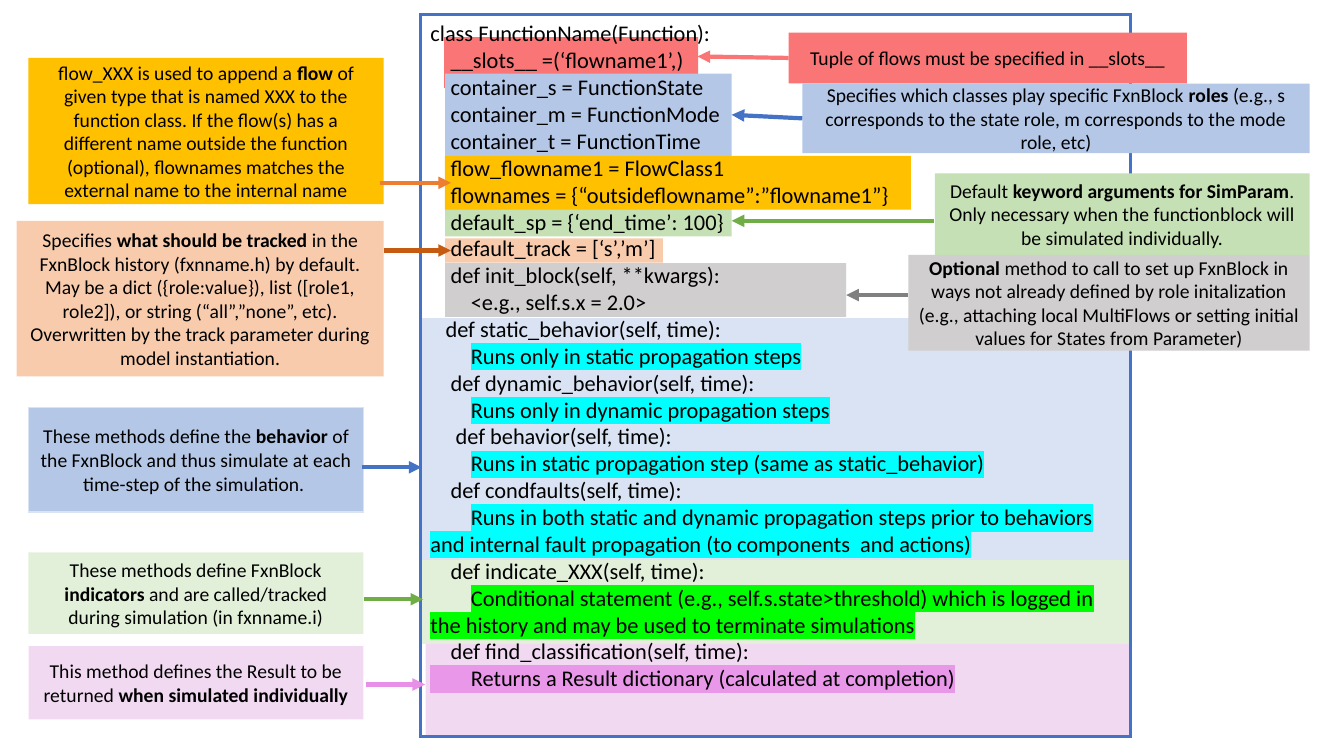
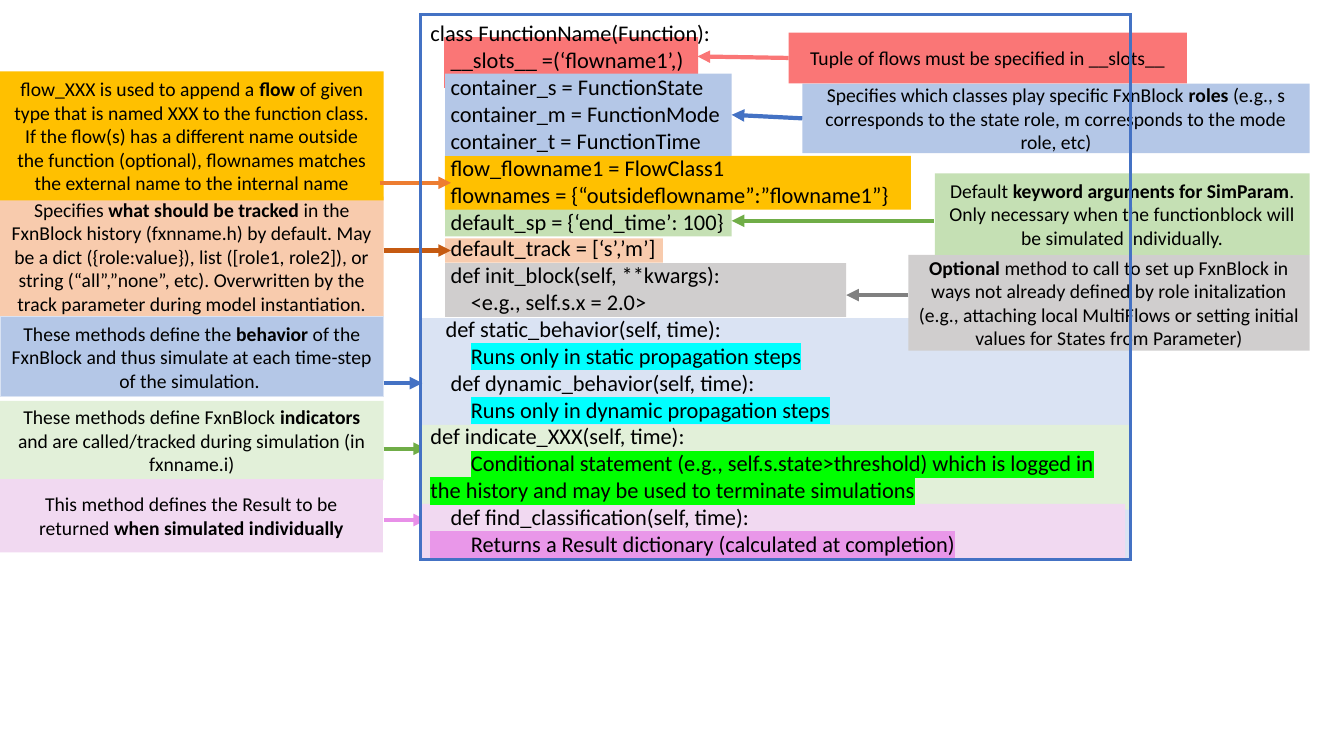
Before and after one commit to nasa/fmdtools, a slide deck: slide 14 of docs-source/figures/powerpoint/powerpoint_figures.pptx. Drawn at 1344x756 pixels with LibreOffice and Linux fonts; fonts in the diff are those of the drawing. Boxes give left, top, right and bottom in pixels: in the first picture for what was removed or moved away, otherwise in the second. Text is boxed around its words. In the diff, an @@ line names an element or a change of style, - is before the commit and + after.

```diff
--- a/docs-source/figures/powerpoint/powerpoint_figures.pptx
+++ b/docs-source/figures/powerpoint/powerpoint_figures.pptx
@@ rectangle "class FunctionName(Function):": place and size @@
-rectangle "class FunctionName(Function):" at <box>420,15,1130,737</box>
+rectangle "class FunctionName(Function):" at <box>420,15,1130,561</box>
@@ rectangle "flow_XXX is used to append ...": place and size @@
-rectangle "flow_XXX is used to append ..." at <box>28,58,383,205</box>
+rectangle "flow_XXX is used to append ..." at <box>0,72,384,201</box>
@@ rectangle "Specifies what should be tracked ...": place and size @@
-rectangle "Specifies what should be tracked ..." at <box>17,221,384,376</box>
+rectangle "Specifies what should be tracked ..." at <box>0,197,384,317</box>
@@ rectangle "These methods define the behavior ...": place and size @@
-rectangle "These methods define the behavior ..." at <box>28,407,363,512</box>
+rectangle "These methods define the behavior ..." at <box>0,317,384,396</box>
@@ arrow moved from (362, 468) - (421, 468) to (384, 383) - (422, 383) @@
@@ rectangle "These methods define FxnBlock indicators ...": place and size @@
-rectangle "These methods define FxnBlock indicators ..." at <box>28,553,363,634</box>
+rectangle "These methods define FxnBlock indicators ..." at <box>0,401,384,480</box>
@@ arrow moved from (364, 599) - (423, 599) to (384, 449) - (426, 449) @@
@@ rectangle: place and size @@
-rectangle at <box>422,560,1131,644</box>
+rectangle at <box>421,425,1130,510</box>
@@ text in rectangle at <box>430,428,1092,556</box>: paragraphs removed @@
-def behavior(self, time):
-Runs in static propagation step (same as static_behavior)
-def condfaults(self, time):
-Runs in both static and dynamic propagation steps prior to behaviors and internal fault propagation (to components and actions)
@@ rectangle "This method defines the Result ...": place and size @@
-rectangle "This method defines the Result ..." at <box>28,646,363,720</box>
+rectangle "This method defines the Result ..." at <box>0,479,383,553</box>
@@ rectangle: place and size @@
-rectangle at <box>425,643,1130,738</box>
+rectangle at <box>420,504,1125,561</box>
@@ arrow moved from (366, 685) - (425, 685) to (384, 520) - (426, 520) @@
```
Also in this commit, not shown: 11 other slides changed, 20 other files.
